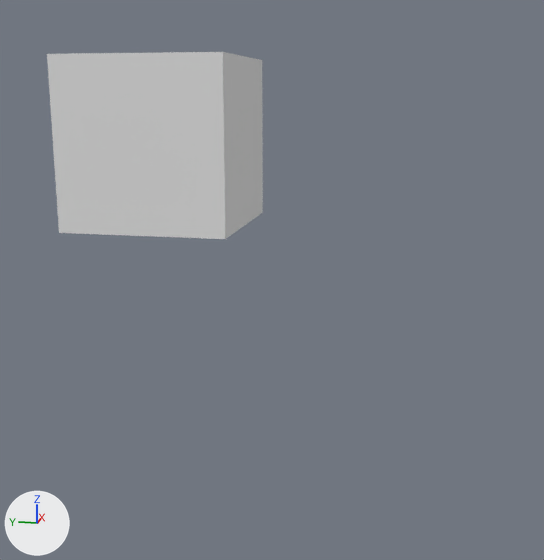
Before and after pictures for a commit that changed the Blender file low-poly-landscape.blend.
One viewpoint serves both versions: a 50 mm lens placed at (-9.02, -3.13, 0.56), pointed at (-0.1, -1.35, -1.67). The lights are fixed; the arrows at lower left show +X, +Y and +Z.

Script lines for the objects in view, before the commit:
```python
me_cube = bpy.data.meshes.new('Cube')
me_cube.from_pydata(...)  # a box spanning x -1.0..1.0, y -1.0..1.0, z -1.0..1.0
me_cube.materials.append(mat_material)  # white #e7e7e7
ob_cube = bpy.data.objects.new('Cube', me_cube)
ob_cube.location = (0.0, 0.0, 0.0)
```
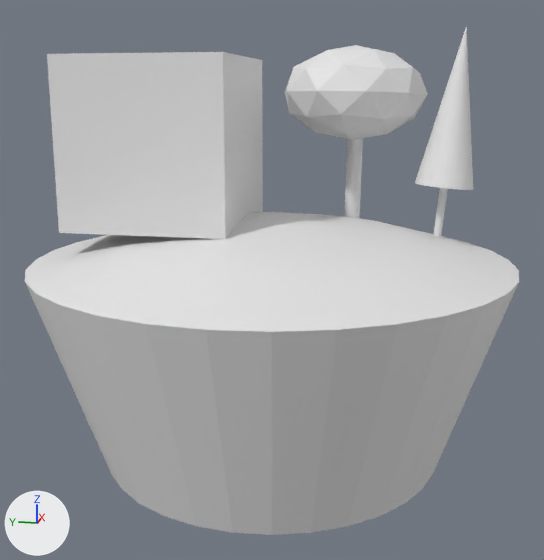
The newer file is also turned or shifted as a whole; pictures and numbers use the older file's frame.

What changed in the scene script:
```text
Add me_cone:
    me_cone.from_pydata(...)  # 33 vertices, 33 faces; spans x -0.38..0.38, y -0.38..0.38, z -1.0..1.0
Add me_cylinder_002:
    me_cylinder_002.from_pydata(...)  # a 32-sided cylinder along z spanning x -1.0..1.0, y -1.0..1.0, z -1.0..1.0
Add me_icosphere:
    me_icosphere.from_pydata(...)  # an icosphere of 80 faces spanning x -0.95..0.95, y -1.0..1.0, z -1.0..1.0
Add me_cylinder:
    me_cylinder.from_pydata(...)  # 160 vertices, 130 faces; spans x -1.0..1.0, y -1.0..1.0, z -0.34..0.7
Add ob_cone:
    ob_cone = bpy.data.objects.new('Cone', me_cone)
    ob_cone.location = (1.09, -3.48, 0.41)
    ob_cone.rotation_euler = (0.0843, 0.0438, -0.048)  # degrees (4.8, 2.5, -2.8)
Add ob_cylinder_002:
    ob_cylinder_002 = bpy.data.objects.new('Cylinder.002', me_cylinder_002)
    ob_cylinder_002.location = (1.12, -3.41, -0.49)
    ob_cylinder_002.rotation_euler = (0.0843, 0.0438, -0.048)  # degrees (4.8, 2.5, -2.8)
    ob_cylinder_002.scale = (0.051, 0.051, 1.0)
Add ob_icosphere:
    ob_icosphere = bpy.data.objects.new('Icosphere', me_icosphere)
    ob_icosphere.location = (1.76, -2.14, 0.58)
    ob_icosphere.rotation_euler = (0.0121, 0.0231, -0.084)  # degrees (0.7, 1.3, -4.8)
    ob_icosphere.scale = (1.0, 1.0, 0.636)
Add ob_cylinder_001:
    ob_cylinder_001 = bpy.data.objects.new('Cylinder.001', me_cylinder_002.copy())
    ob_cylinder_001.location = (1.85, -2.15, -0.33)
    ob_cylinder_001.rotation_euler = (0.0121, 0.0231, -0.084)  # degrees (0.7, 1.3, -4.8)
    ob_cylinder_001.scale = (0.109, 0.109, 1.0)
Add ob_cylinder:
    ob_cylinder = bpy.data.objects.new('Cylinder', me_cylinder)
    ob_cylinder.location = (0.0, -1.33, -2.93)
    ob_cylinder.scale = (2.95, 2.95, 2.95)
```

Boxes (x1, y1, x2, y2) around the edits, measured in the pictures (544 x 560 px):
'Cylinder', added: after (25, 212, 519, 535)
'Icosphere', added: after (285, 45, 428, 140)
'Cone', added: after (415, 25, 473, 190)
'Cylinder.001', added: after (344, 138, 363, 218)
'Cylinder.002', added: after (433, 188, 448, 237)
